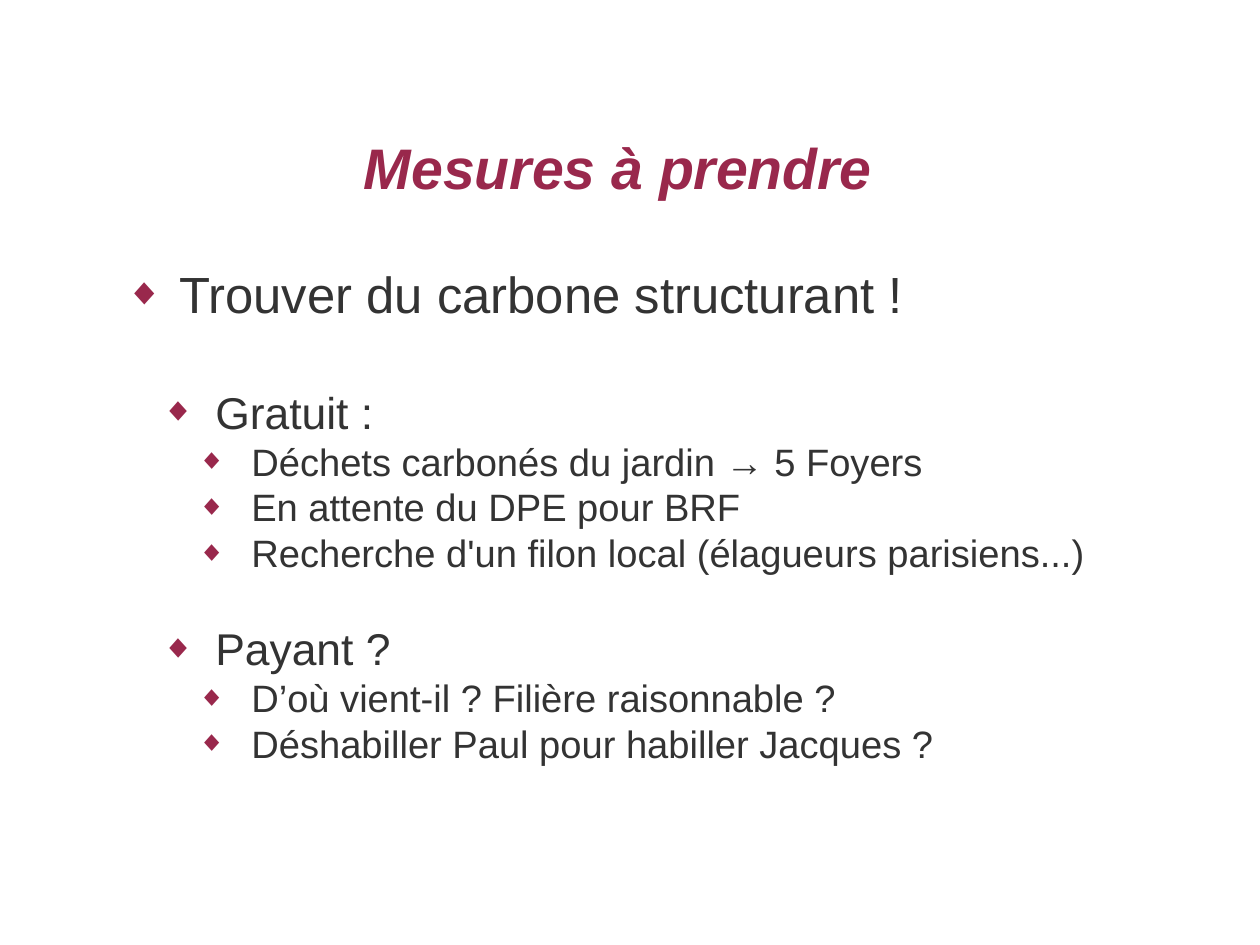
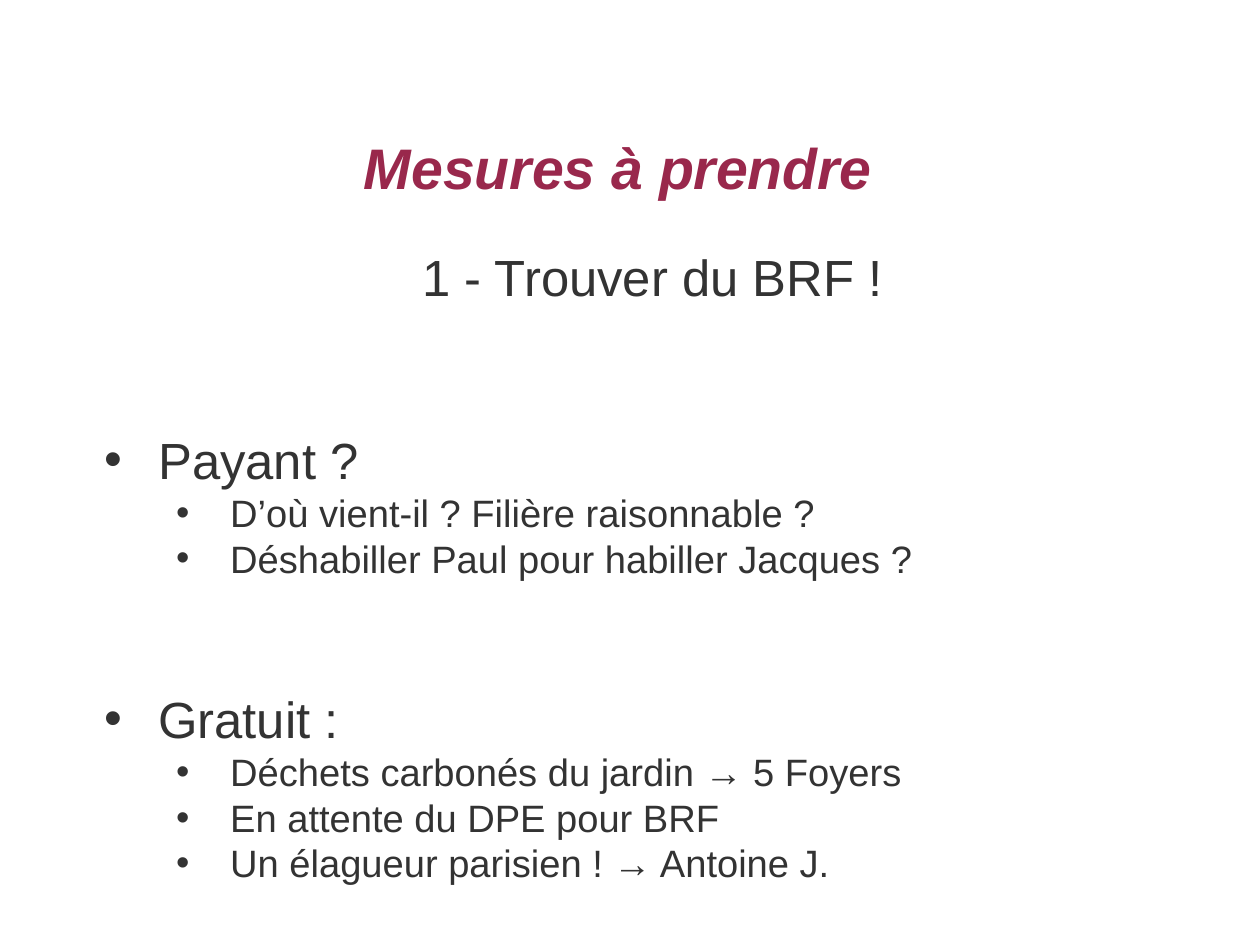
Before and after one commit to vatinvin/jardinciteaubry, a slide deck: slide 9 of assets/documents/2020-02-27 - AG jardin cité aubry - Compost.odp. Drawn at 1260x945 pixels with LibreOffice and Linux fonts; fonts in the diff are those of the drawing; background and template pictures are left out. Boxes give left, top, right and bottom in pixels: in the first picture for what was removed or moved away, otherwise in the second. Text is boxed around its words. In the diff, an @@ line names an element or a change of style, - is before the commit and + after.

```diff
--- a/assets/documents/2020-02-27 - AG jardin cité aubry - Compost.odp
+++ b/assets/documents/2020-02-27 - AG jardin cité aubry - Compost.odp
@@ text "1 - Trouver du BRF ...": place and size @@
-text "1 - Trouver du BRF ..." at [179,276,1084,766]
+text "1 - Trouver du BRF ..." at [158,259,901,885]
@@ text at [158,259,880,581]: text changed; size 32 to 24 pt @@
-◆ Trouver du carbone structurant !
+1 - Trouver du BRF !
+• Payant ?
+    • D’où vient-il ? Filière raisonnable ?
+    • Déshabiller Paul pour habiller Jacques ?
@@ text at [158,701,901,840]: size 28 to 32 pt in "Gratuit :"; bullet ◆ to •; list level 2 to 1 in "Gratuit :" @@
@@ text at [230,849,830,885]: text changed @@
-    ◆ Recherche d'un filon local (élagueurs parisiens...)
-  ◆ Payant ?
-    ◆ D’où vient-il ? Filière raisonnable ?
-    ◆ Déshabiller Paul pour habiller Jacques ?
+    • Un élagueur parisien ! → Antoine J.
```
Also in this commit, not shown: 8 other slides changed, 2 slides added, 1 slide removed.
